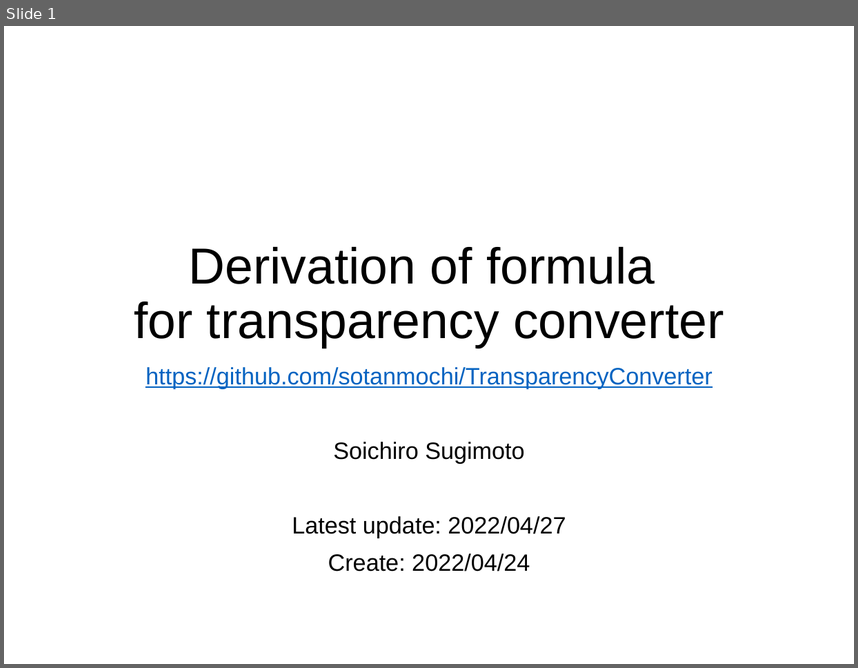
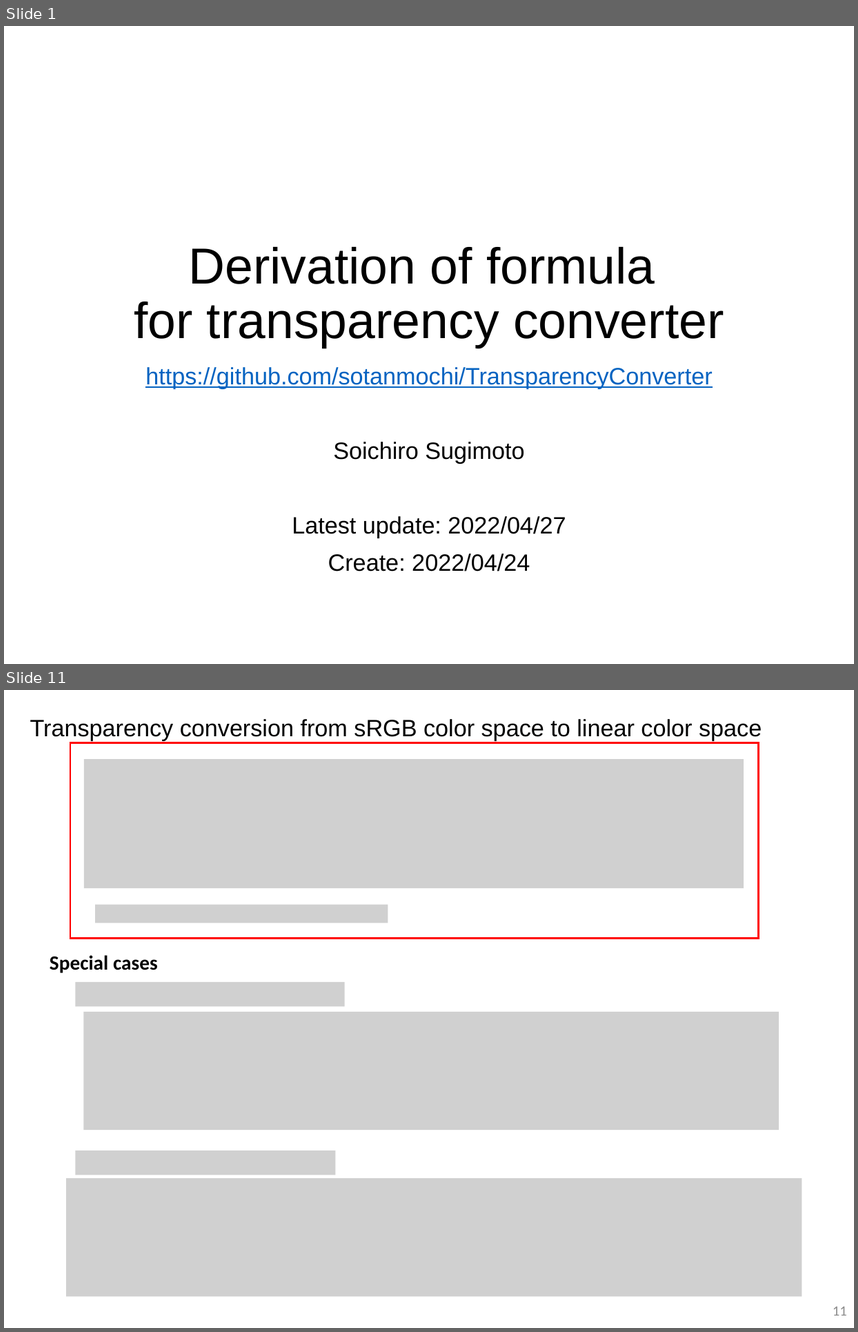
Before and after one commit to sotanmochi/TransparencyConverter, a slide deck: Assets/TransparencyConverter/Documentation~/TransparencyConverter.pptx. Shown one above the other, each under a label of ours: slide 1 before the commit, slides 1 and 11 after it; the slides between them are not shown. The pictures are 858x668 and 858x1332 pixels, drawn with LibreOffice and Linux fonts; fonts in the diff are those of the drawing; grey boxes stand for pictures. Boxes give left, top, right and bottom in pixels: in the first picture for what was removed or moved away, otherwise in the second. Text is boxed around its words. In the diff, an @@ line names an element or a change of style, - is before the commit and + after.

```diff
--- a/Assets/TransparencyConverter/Documentation~/TransparencyConverter.pptx
+++ b/Assets/TransparencyConverter/Documentation~/TransparencyConverter.pptx
@@ slide 11 added at [4,690,854,1328], background #FFFFFF @@
@@ text added at [30,719,762,741], 28 pt, text #000000 @@
+Transparency conversion from sRGB color space to linear color space
@@ rectangle added at [70,743,759,938], outline #FF0000 2.25 pt @@
@@ picture added at [84,759,744,888] @@
@@ picture added at [95,905,388,923] @@
@@ text added at [50,955,158,973], 24 pt, text #000000, bold @@
+Special cases
@@ picture added at [75,982,345,1006] @@
@@ picture added at [83,1012,779,1129] @@
@@ picture added at [75,1150,335,1174] @@
@@ picture added at [66,1179,802,1296] @@
@@ page number added at [833,1306,847,1315], 16.8 pt, text #8C8C8C @@
+11
```
Also in this commit, not shown: 2 slides changed, 1 other slide added, 1 slide removed, 1 other file.
